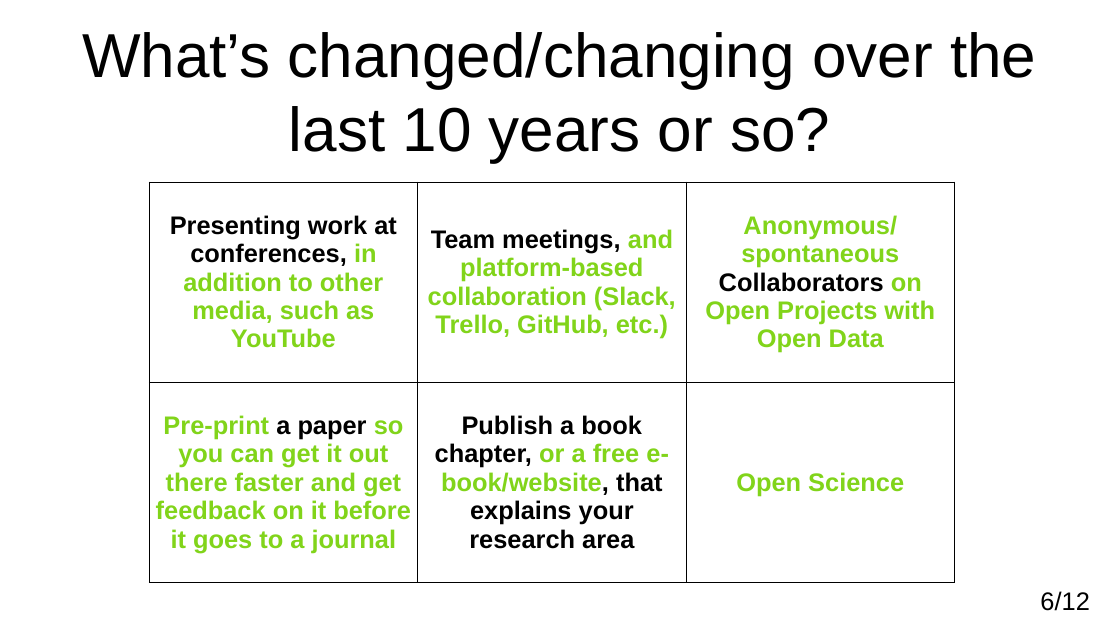
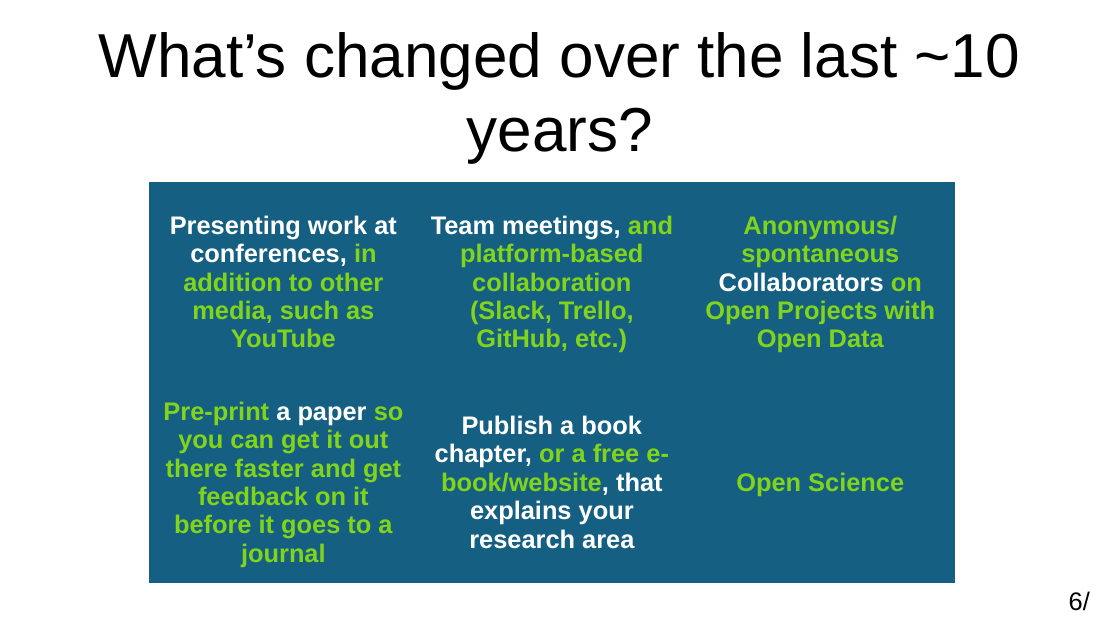
Before and after one commit to adamkewley/rse-meetups, a slide deck: slide 6 of 2_SharingAndCollaboration/PresentationSlides.odp. Drawn at 1120x630 pixels with LibreOffice and Linux fonts; fonts in the diff are those of the drawing. Boxes give left, top, right and bottom in pixels: in the first picture for what was removed or moved away, otherwise in the second. Text is boxed around its words. In the diff, an @@ line names an element or a change of style, - is before the commit and + after.

```diff
--- a/2_SharingAndCollaboration/PresentationSlides.odp
+++ b/2_SharingAndCollaboration/PresentationSlides.odp
@@ title at (99, 32, 1020, 162): text changed @@
-What’s changed/changing over the last 10 years or so?
+What’s changed over the last ~10 years?
@@ table at (149, 182, 954, 582) @@
@@ fill none to #156082 in 6 cells @@
@@ text colour #000000 to #FFFFFF in "Presenting work at conferences,", "Team meetings,", "Collaborators", "a paper" and 1 more places @@
@@ borders changed @@
@@ page number at (1069, 591, 1090, 611): text changed @@
-6/12
+6/
```
Also in this commit, not shown: 10 other slides changed, 1 slide added.
